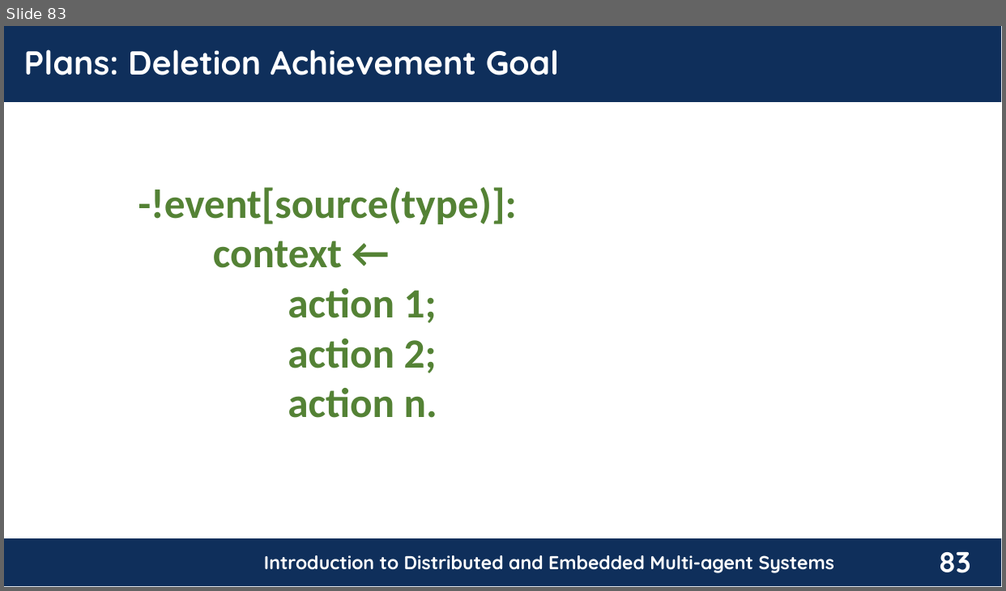
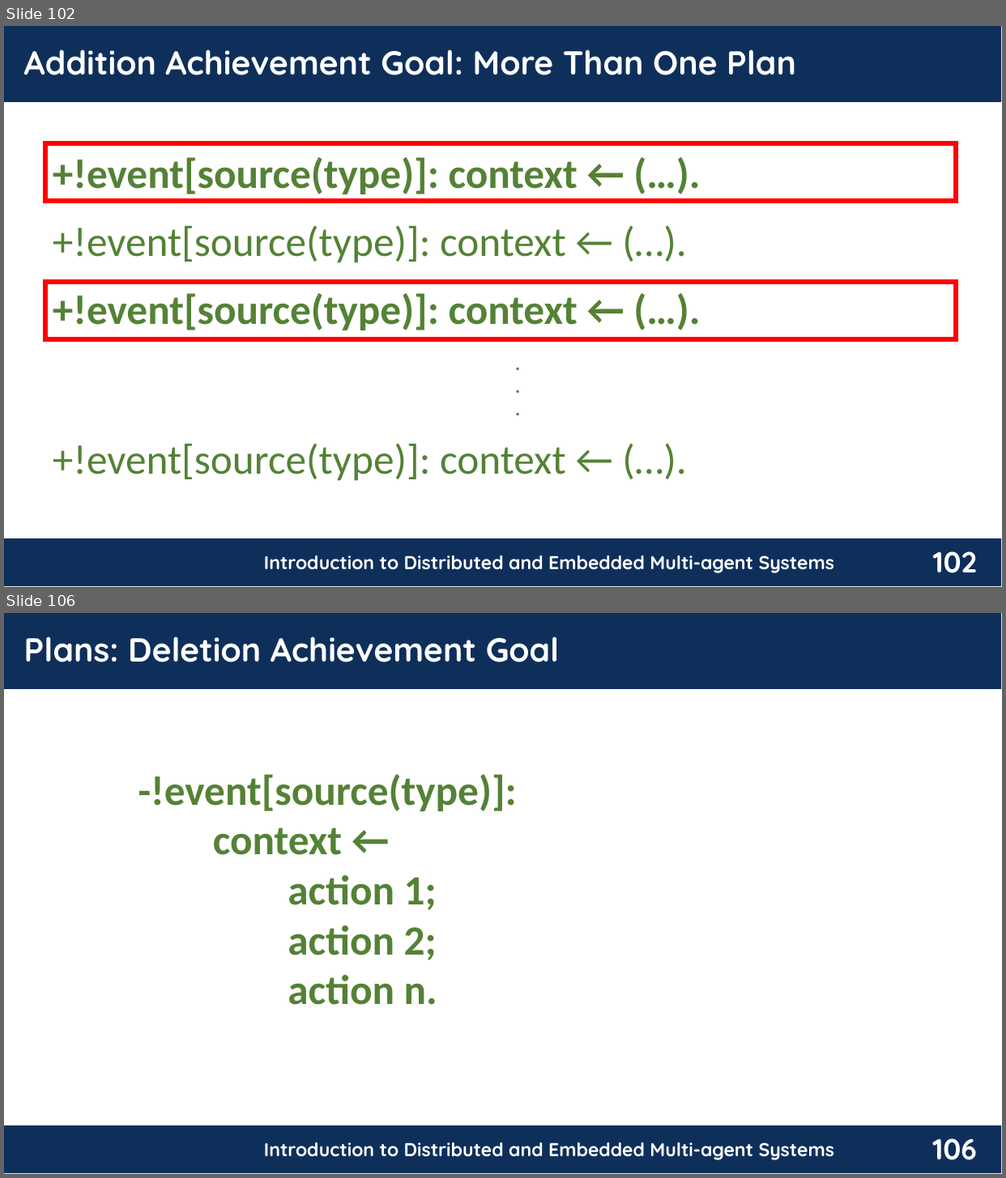
Before and after one commit to chon-group/distributedAndEmbeddedAI, a slide deck: course/08-GoalsAndPlans/08-GoalsAndPlans_20240503.odp. Shown one above the other, each under a label of ours: slide 83 before the commit, slides 102 and 106 after it; the slides between them are not shown. The pictures are 1006x591 and 1006x1178 pixels, drawn with LibreOffice and Linux fonts; fonts in the diff are those of the drawing; background and template pictures are left out. Boxes give left, top, right and bottom in pixels: in the first picture for what was removed or moved away, otherwise in the second. Text is boxed around its words. In the diff, an @@ line names an element or a change of style, - is before the commit and + after.

Commit message:
On going Goals and Plan presentation.

```diff
--- a/course/08-GoalsAndPlans/08-GoalsAndPlans_20240503.odp
+++ b/course/08-GoalsAndPlans/08-GoalsAndPlans_20240503.odp
@@ slide 102 added at (x1=4, y1=26, x2=1002, y2=587), background #FFFFFF; not listed: 4 template elements that a slide beside it also shows @@
@@ text added at (x1=24, y1=49, x2=796, y2=75), 32 pt, text #FFFFFF, bold @@
+Addition Achievement Goal: More Than One Plan
@@ rectangle added at (x1=45, y1=143, x2=957, y2=201), outline #FF0000 4.51 pt @@
@@ text added at (x1=53, y1=157, x2=577, y2=194), 40 pt, text #548235, bold @@
++!event[source(type)]: context ← (…).
@@ text added at (x1=53, y1=225, x2=566, y2=263), 40 pt, text #548235 @@
++!event[source(type)]: context ← (…).
@@ rectangle added at (x1=45, y1=282, x2=957, y2=339), outline #FF0000 4.51 pt @@
@@ text added at (x1=53, y1=293, x2=577, y2=331), 40 pt, text #548235, bold @@
++!event[source(type)]: context ← (…).
@@ text added at (x1=508, y1=348, x2=555, y2=424), 18 pt, text #548235, bold @@
+.
+.
+.
@@ text added at (x1=53, y1=443, x2=566, y2=481), 40 pt, text #548235 @@
++!event[source(type)]: context ← (…).
@@ what was slide 83 is now slide 106 @@
@@ page number at (x1=932, y1=1139, x2=977, y2=1161): text changed @@
-83
+106
```
Also in this commit, not shown: 17 slides changed, 34 other slides added.
